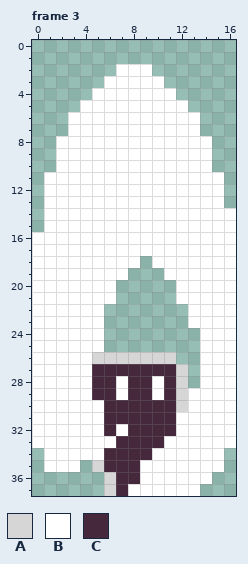
Two versions of one pixel-art file, Assets/Art/Youngin/Ase/I LIke These/Extras/Youngin_UpAttack.aseprite. The first picture shows the starting point.
17x38 pixels, 7 frames. Shown: frame 3. The commit also changed other frames, which this record leaves out.
Visible layers, top first: "Layer 2", "Layer 1".
Palette (. is transparent): A #d6d6d6  B #ffffff  C #45283c
Pixels before, frame 3, first column x 0:
 2 .......BBB.......
 3 ......BBBBB......
 4 .....BBBBBBB.....
 5 ....BBBBBBBBB....
 6 ...BBBBBBBBBBB...
 7 ...BBBBBBBBBBB...
 8 ..BBBBBBBBBBBBB..
 9 ..BBBBBBBBBBBBB..
10 ..BBBBBBBBBBBBB..
11 .BBBBBBBBBBBBBBB.
12 .BBBBBBBBBBBBBBB.
13 .BBBBBBBBBBBBBBB.
14 .BBBBBBBBBBBBBBBB
15 .BBBBBBBBBBBBBBBB
16 BBBBBBBBBBBBBBBBB
17 BBBBBBBBBBBBBBBBB
18 BBBBBBBBB.BBBBBBB
19 BBBBBBBB...BBBBBB
20 BBBBBBB.....BBBBB
21 BBBBBBB.....BBBBB
22 BBBBBB.......BBBB
23 BBBBBB.......BBBB
24 BBBBBB........BBB
25 BBBBBB........BBB
26 BBBBBAAAAAAA..BBB
27 BBBBBCCCCCCCA.BBB
28 BBBBBCCBCCBCA.BBB
29 BBBBBCCBCCBCABBBB
30 BBBBBBCCCCCCABBBB
31 BBBBBBCCCCCCBBBBB
32 BBBBBBCBCCCCBBBBB
33 BBBBBBBCCCCBBBBBB
34 .BBBBBCCCCBBBBBB.
35 .BBB.ACCCBBBBBBB.
36 ......ACCBBBBBB..
37 ......ACBBBBBB...
The same view after the edit:
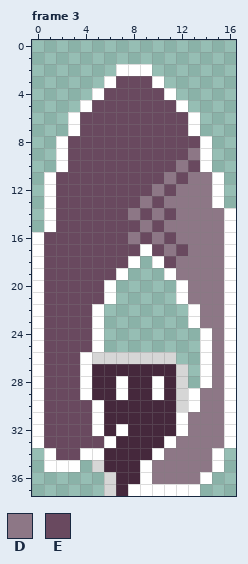
Colours new in this view: D #8d7786  E #69495f
Author's note on the commit: down attack + pogo
Change:
Changed rows in their new state; - is an unchanged pixel.
Frame 3, layer "Layer 2":
first column x 1:
 3 ------EEE------
 4 -----EEEEE-----
 5 ----EEEEEEE----
 6 ---EEEEEEEEE---
 7 ---EEEEEEEEE---
 8 --EEEEEEEEEEE--
 9 --EEEEEEEEEED--
10 --EEEEEEEEEDE--
11 -EEEEEEEEEDEDD-
12 -EEEEEEEEDEDDD-
13 -EEEEEEEDEDDDD-
14 -EEEEEEDEDEDDDD
15 -EEEEEEEDEDDDDD
16 EEEEEEEDEDEDDDD
17 EEEEEEEE-EDEDDD
18 EEEEEEE---EDDDD
19 EEEEEE-----DDDD
20 EEEEE-------DDD
21 EEEEE-------DDD
22 EEEE---------DD
23 EEEE---------DD
24 EEEE----------D
25 EEEE----------D
26 EEE-----------D
27 EEE-----------D
28 EEE-----------D
29 EEE----------DD
30 EEEE---------DD
31 EEEE--------DDD
32 EEEE--------DDD
33 EEEEE------DDDD
34 -EE-------DDDD-
35 ---------DDDDD-
36 ---------DDDD--
Changed places in both pictures, as pixel boxes (x1, y1, x2, y2):
changed: (44, 76, 224, 484)
